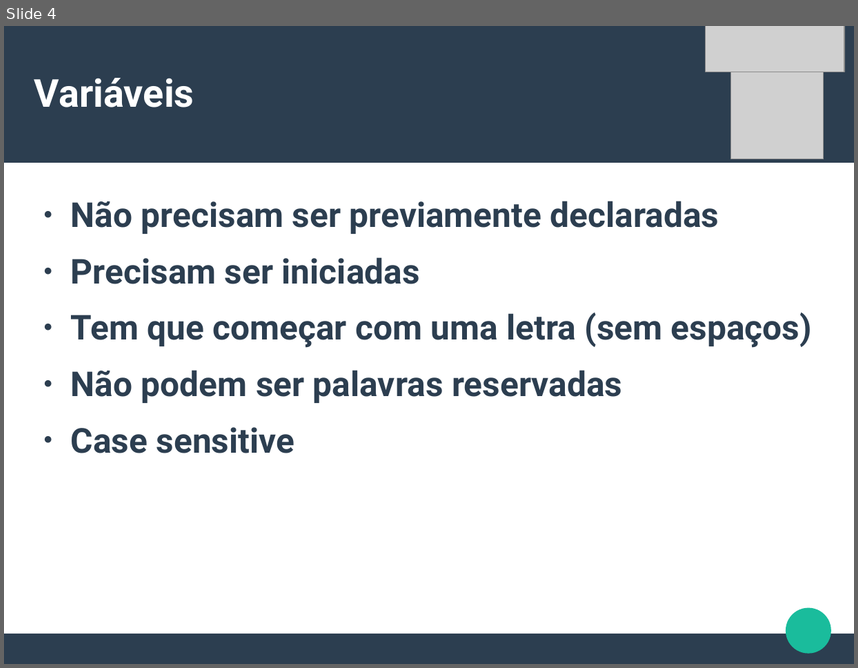
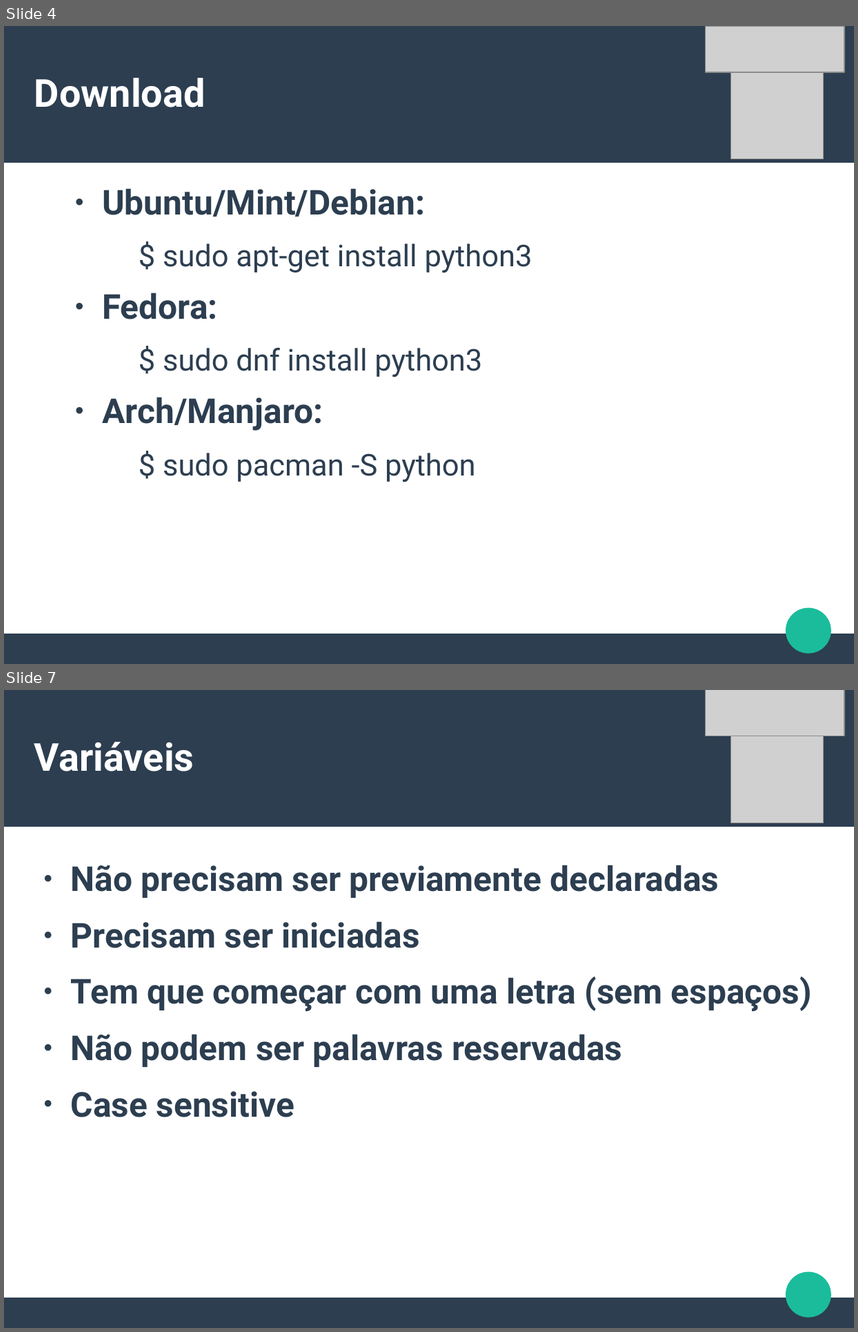
Before and after one commit to CalicoUFSC/minicurso-python, a slide deck: Aula1/Aula1.odp. Shown one above the other, each under a label of ours: slide 4 before the commit, slides 4 and 7 after it; the slides between them are not shown. The pictures are 858x668 and 858x1332 pixels, drawn with LibreOffice and Linux fonts; fonts in the diff are those of the drawing; grey boxes stand for pictures. Boxes give left, top, right and bottom in pixels: in the first picture for what was removed or moved away, otherwise in the second. Text is boxed around its words. In the diff, an @@ line names an element or a change of style, - is before the commit and + after.

```diff
--- a/Aula1/Aula1.odp
+++ b/Aula1/Aula1.odp
@@ slide 4 added at (x1=4, y1=26, x2=854, y2=664), background #FFFFFF; not listed: 3 template elements that a slide beside it also shows @@
@@ picture added at (x1=706, y1=26, x2=845, y2=72) @@
@@ picture added at (x1=731, y1=67, x2=824, y2=159) @@
@@ title added at (x1=34, y1=78, x2=205, y2=107), 36 pt, text #FFFFFF, bold @@
+Download
@@ text added at (x1=102, y1=188, x2=533, y2=482), 28 pt, text #2C3E50 @@
+● Ubuntu/Mint/Debian:
+  $ sudo apt-get install python3
+● Fedora:
+  $ sudo dnf install python3
+● Arch/Manjaro:
+  $ sudo pacman -S python
@@ what was slide 4 is now slide 7 @@
```
Also in this commit, not shown: 6 slides changed, 6 other slides added, 3 slides removed, 7 other files.
